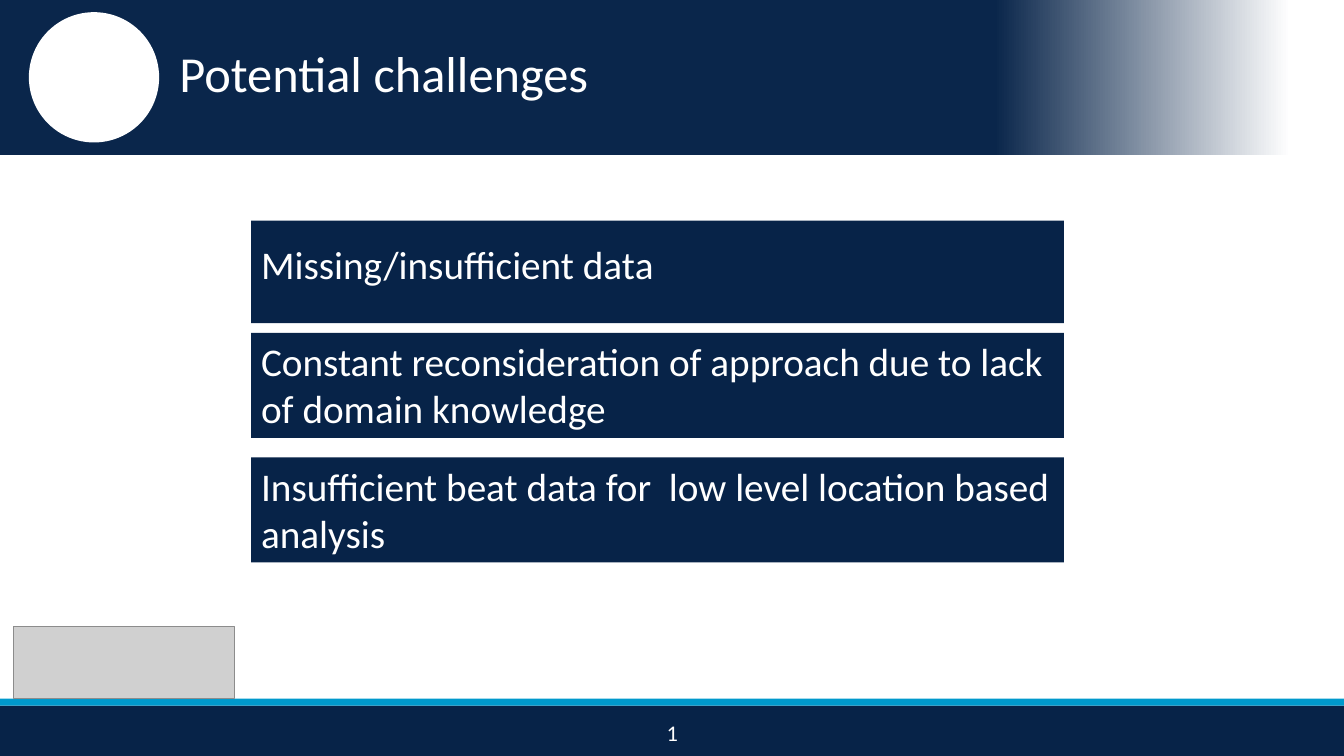
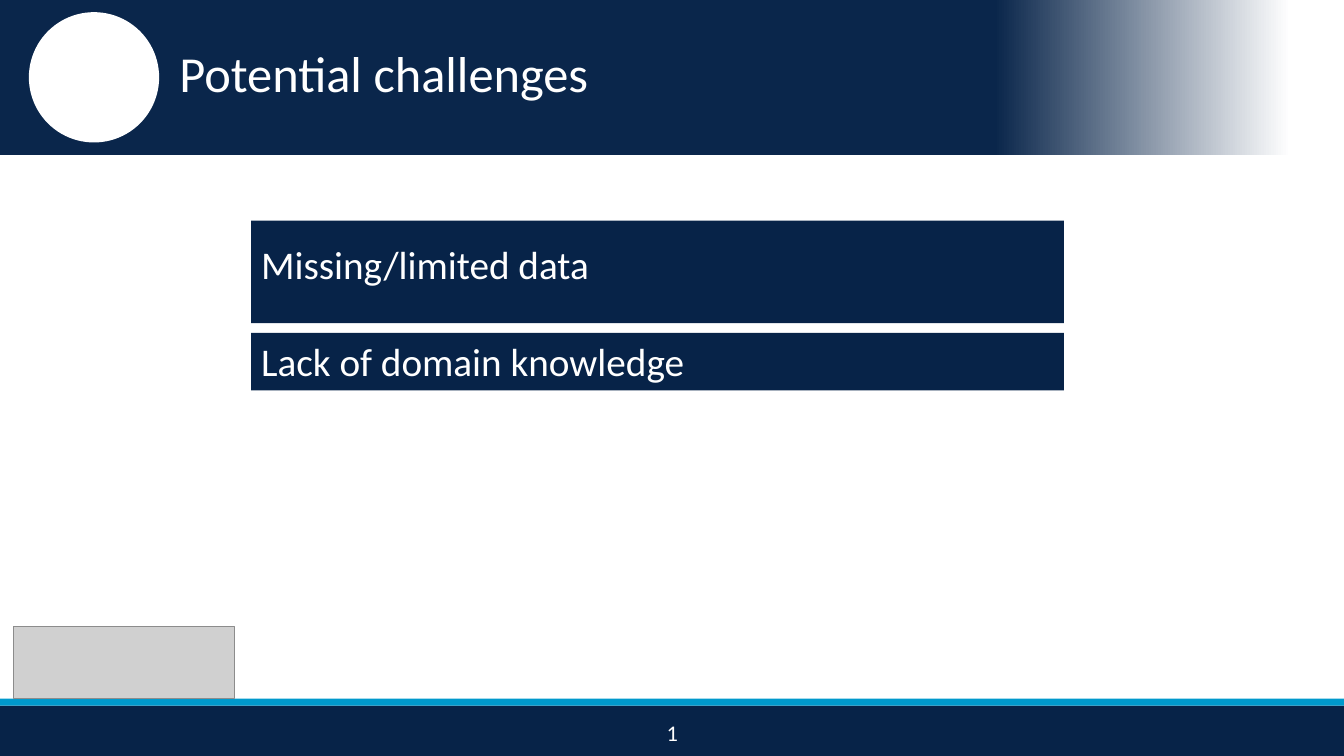
Before and after one commit to nikhilba/NOLA, a slide deck: slide 16 of Presentation/NOLA_Midterm_Presentation_v1.1.pptx (slide 15 before the commit). Drawn at 1344x756 pixels with LibreOffice and Linux fonts; fonts in the diff are those of the drawing; grey boxes stand for pictures; background and template pictures are left out. Boxes give left, top, right and bottom in pixels: in the first picture for what was removed or moved away, otherwise in the second. Text is boxed around its words. In the diff, an @@ line names an element or a change of style, - is before the commit and + after.

```diff
--- a/Presentation/NOLA_Midterm_Presentation_v1.1.pptx
+++ b/Presentation/NOLA_Midterm_Presentation_v1.1.pptx
@@ text at (261,251,588,286): text changed @@
-Missing/insufficient data
+Missing/limited data
@@ rectangle "Lack of domain knowledge": place and size @@
-rectangle "Lack of domain knowledge" at (251,333,1064,438)
+rectangle "Lack of domain knowledge" at (251,333,1064,390)
@@ text in rectangle at (261,348,684,383): text changed @@
-Constant reconsideration of approach due to lack of domain knowledge
+Lack of domain knowledge
@@ rectangle removed at (251,458,1064,563) @@
-Insufficient beat data for low level location based analysis
```
Also in this commit, not shown: 6 other slides changed, 3 slides added, 2 slides removed.
